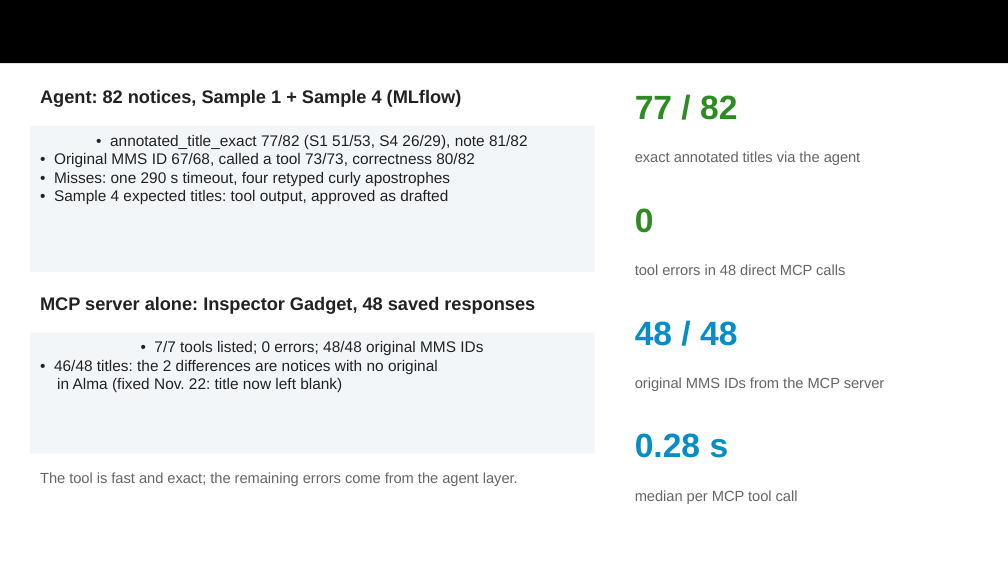
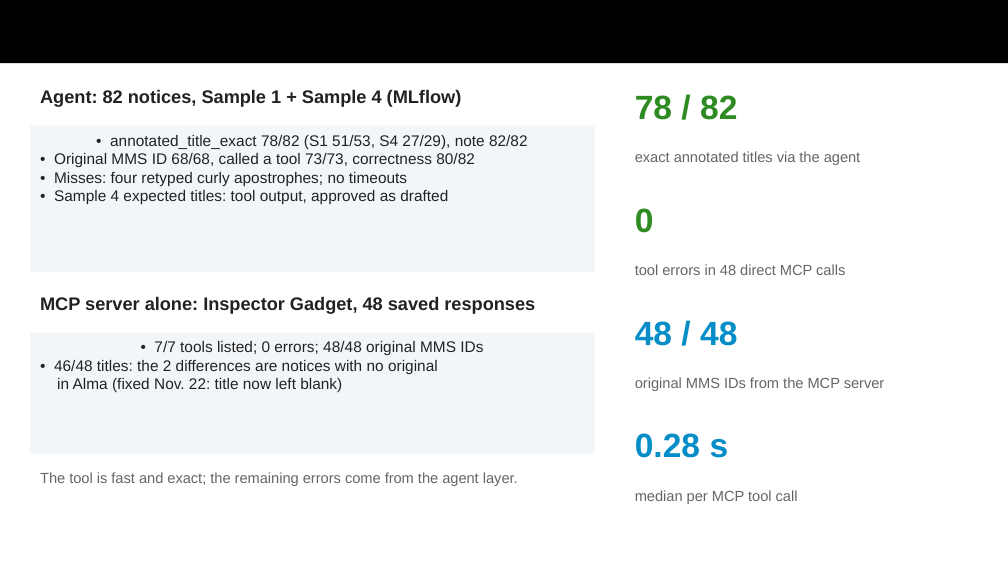
Before and after one commit to AmandaZXu-USDA/mcp-hackathon-demo-sru, a slide deck: slide 14 of submission/GSA-MCP-Hackathon-mcp-sru-syntax.pptx. Drawn at 1008x567 pixels with LibreOffice and Linux fonts; fonts in the diff are those of the drawing. Boxes give left, top, right and bottom in pixels: in the first picture for what was removed or moved away, otherwise in the second. Text is boxed around its words. In the diff, an @@ line names an element or a change of style, - is before the commit and + after.

Commit message:
Evaluation re-run after the no_correction instruction rule: README, results, report (incl. submission copy), submission README and deck (synced from NAL)

```diff
--- a/submission/GSA-MCP-Hackathon-mcp-sru-syntax.pptx
+++ b/submission/GSA-MCP-Hackathon-mcp-sru-syntax.pptx
@@ text at (635, 95, 737, 120): text changed @@
-77 / 82
+78 / 82
@@ text in rectangle at (54, 135, 528, 186): text changed @@
-• annotated_title_exact 77/82 (S1 51/53, S4 26/29), note 81/82
-• Original MMS ID 67/68, called a tool 73/73, correctness 80/82
-• Misses: one 290 s timeout, four retyped curly apostrophes
+• annotated_title_exact 78/82 (S1 51/53, S4 27/29), note 82/82
+• Original MMS ID 68/68, called a tool 73/73, correctness 80/82
+• Misses: four retyped curly apostrophes; no timeouts
```
Also in this commit, not shown: 6 other files.
